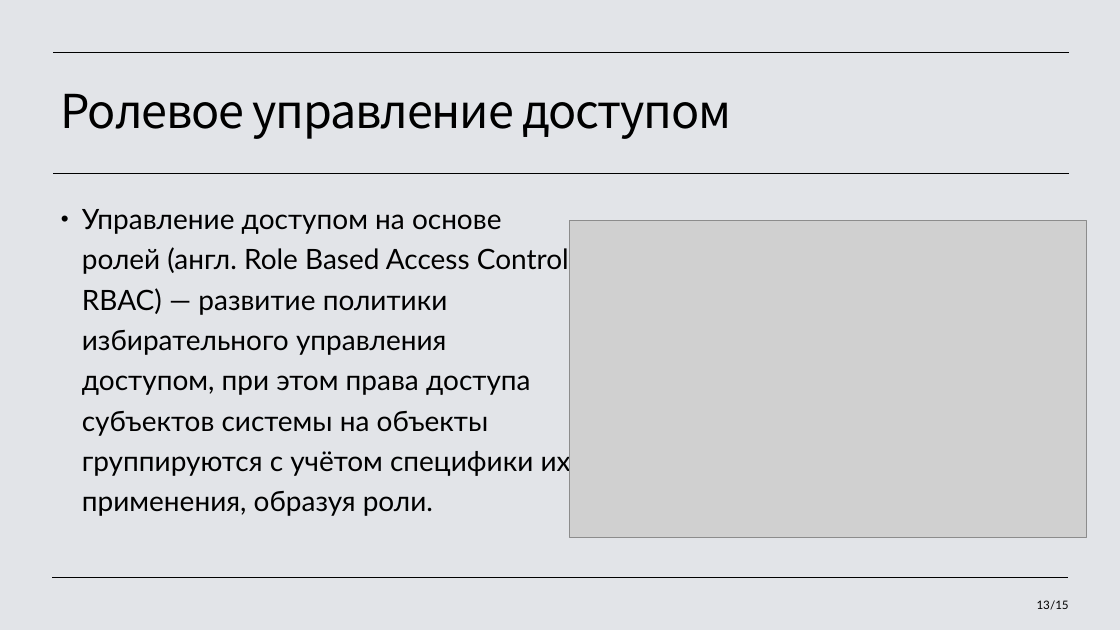
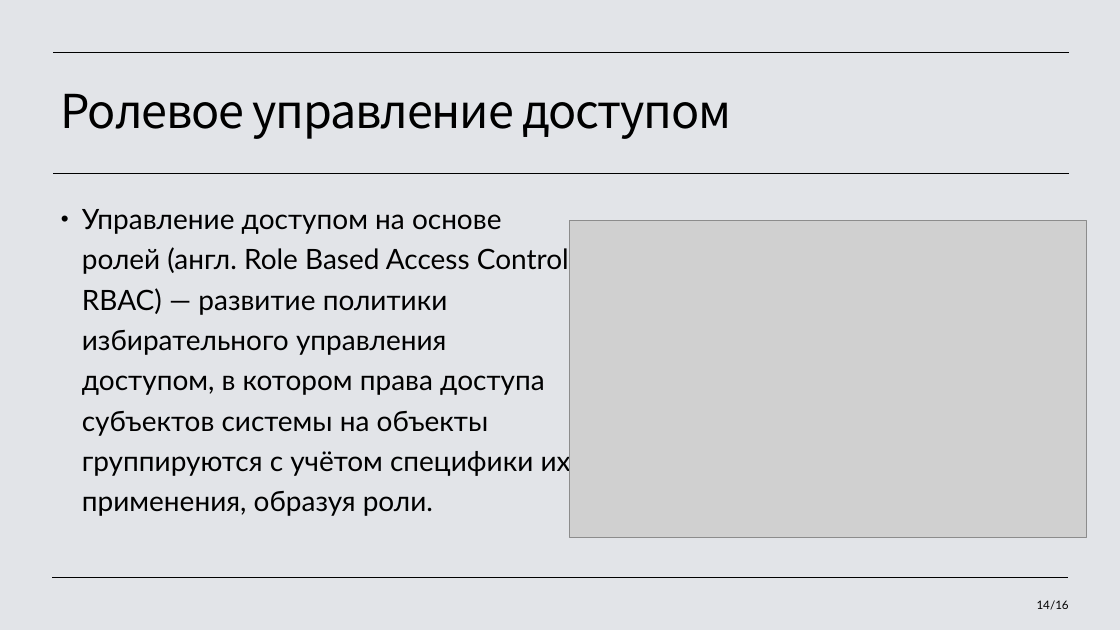
Before and after one commit to LiliyaPonomareva/Information-Security, a slide deck: slide 14 of paper/Идентификация и аутентификация, управление доступом.pptx (slide 13 before the commit). Drawn at 1120x630 pixels with LibreOffice and Linux fonts; fonts in the diff are those of the drawing; grey boxes stand for pictures. Boxes give left, top, right and bottom in pixels: in the first picture for what was removed or moved away, otherwise in the second. Text is boxed around its words. In the diff, an @@ line names an element or a change of style, - is before the commit and + after.

```diff
--- a/paper/Идентификация и аутентификация, управление доступом.pptx
+++ b/paper/Идентификация и аутентификация, управление доступом.pptx
@@ text at [82,209,575,516]: text changed @@
-• Управление доступом на основе ролей (англ. Role Based Access Control, RBAC) — развитие политики избирательного управления доступом, при этом права доступа субъектов системы на объекты группируются с учётом специфики их применения, образуя роли.
+• Управление доступом на основе ролей (англ. Role Based Access Control, RBAC) — развитие политики избирательного управления доступом, в котором права доступа субъектов системы на объекты группируются с учётом специфики их применения, образуя роли.
@@ page number at [1037,600,1069,610]: text changed @@
-13/15
+14/16
```
Also in this commit, not shown: 9 other slides changed, 1 slide added, 35 other files.
